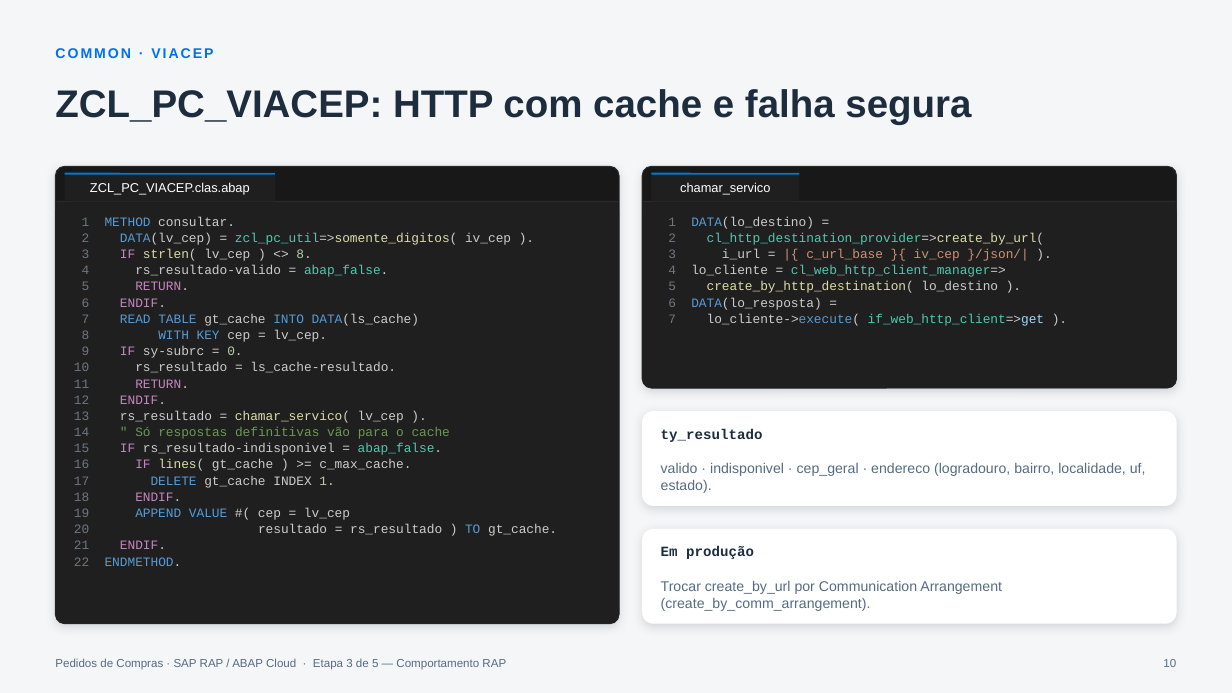
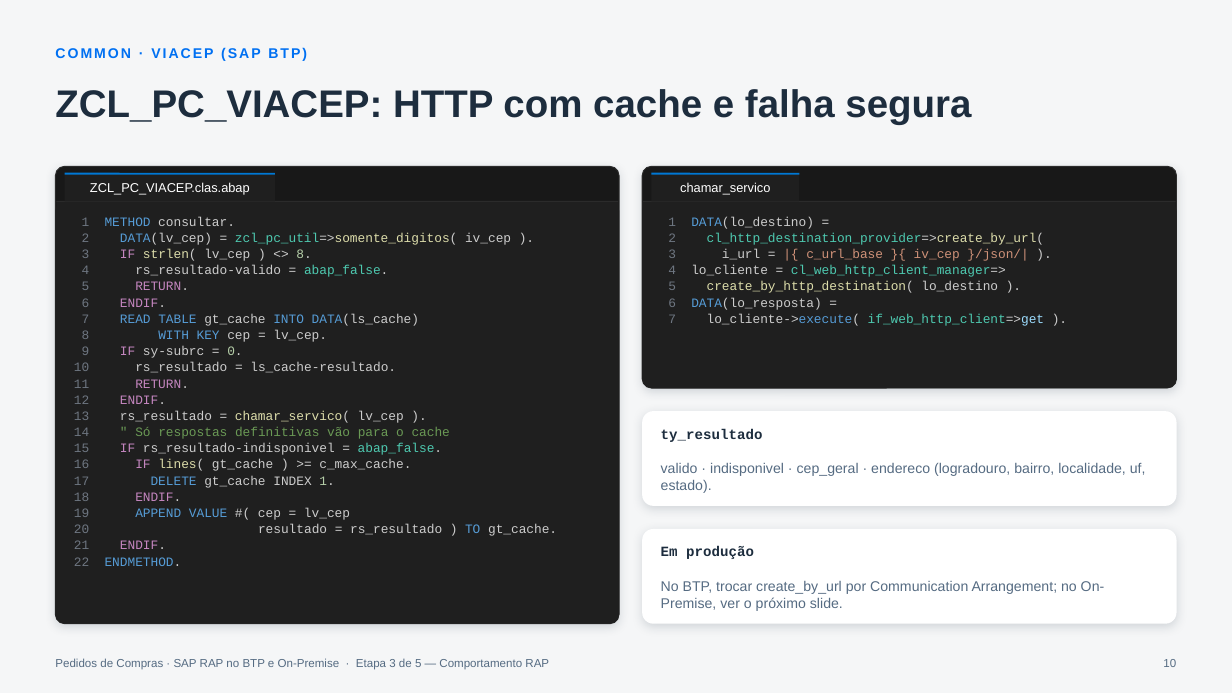
Before and after one commit to AdrianoBispo/sap-abap-rap-pedidos-de-compras-app, a slide deck: slide 10 of docs/apresentacoes/03-comportamento-rap.pptx. Drawn at 1232x693 pixels with LibreOffice and Linux fonts; fonts in the diff are those of the drawing. Boxes give left, top, right and bottom in pixels: in the first picture for what was removed or moved away, otherwise in the second. Text is boxed around its words. In the diff, an @@ line names an element or a change of style, - is before the commit and + after.

```diff
--- a/docs/apresentacoes/03-comportamento-rap.pptx
+++ b/docs/apresentacoes/03-comportamento-rap.pptx
@@ text at (55,47,307,61): text changed @@
-COMMON · VIACEP
+COMMON · VIACEP (SAP BTP)
@@ text at (661,581,1105,611): text changed @@
-Trocar create_by_url por Communication Arrangement (create_by_comm_arrangement).
+No BTP, trocar create_by_url por Communication Arrangement; no On-Premise, ver o próximo slide.
@@ text at (55,658,549,670): text changed @@
-Pedidos de Compras · SAP RAP / ABAP Cloud · Etapa 3 de 5 — Comportamento RAP
+Pedidos de Compras · SAP RAP no BTP e On-Premise · Etapa 3 de 5 — Comportamento RAP
```
Also in this commit, not shown: 33 other slides changed, 1 slide added, 4 other files.
